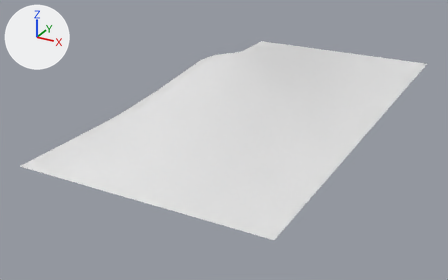
Two versions of the Blender file Blender/B_ParticleMeshes.blend, one commit apart.
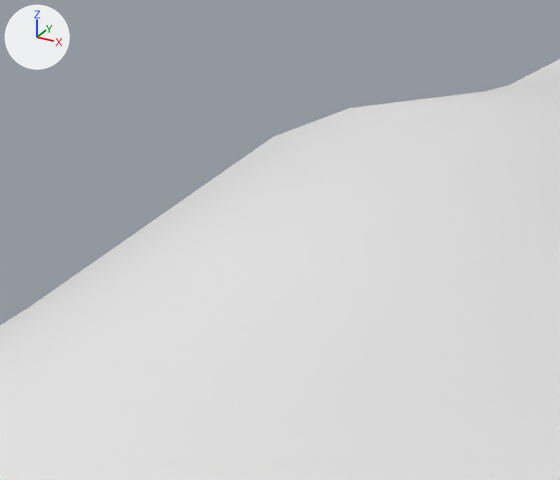
There are two pictures of each version: one whole from a camera (50 mm lens) standing at (2.21, -4.8, 1.96) and looking at (-0.23, -0.36, -0.26), one close up on the part from 34% to 56% of the width and 13% to 43% of the height. The lights are fixed; the arrows at upper left show +X, +Y and +Z. The last two pictures show the newer version.

The first close-up shows 'SM_WaveParticle'.
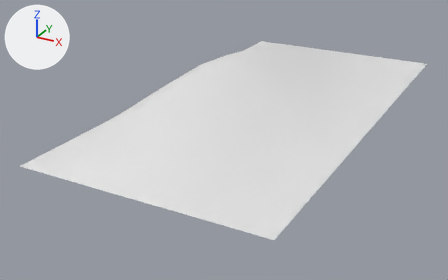
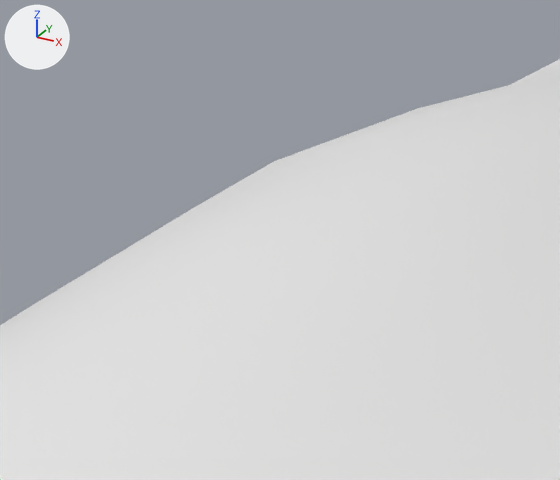
Edits to the bpy script that builds the scene:
```text
Change me_béziercurve_001:
    used by ob_sm_waveparticle; location = (0.0, 0.0, 0.0)
    remove me_béziercurve_001.from_pydata(...)  # 117 vertices, 96 faces; spans x -1.0..1.0, y -2.0..2.0, z 0.0..0.41
    add me_béziercurve_001.from_pydata(...)  # 117 vertices, 96 faces; spans x -1.0..1.0, y -2.0..2.0, z 0.0..0.35
    me_béziercurve_001 part 1
    me_béziercurve_001.vertices[1].co: (-0.83, 0.0, 0.19) -> (-0.83, 0.0, 0.17)  # not seen -> pixel (196, 206)
    me_béziercurve_001.vertices[2].co: (-0.68, 0.0, 0.32) -> (-0.68, 0.0, 0.28)  # pixel (273, 136) -> pixel (274, 161)
    me_béziercurve_001.vertices[3].co: (-0.53, 0.0, 0.39) -> (-0.53, 0.0, 0.33)  # pixel (349, 108) -> pixel (349, 142)
    me_béziercurve_001.vertices[4].co: (-0.39, 0.0, 0.41) -> (-0.39, 0.0, 0.35)  # pixel (425, 107) -> pixel (424, 142)
    me_béziercurve_001.vertices[5].co: (-0.25, 0.0, 0.39) -> (-0.25, 0.0, 0.34)  # pixel (501, 129) -> pixel (500, 160)
    me_béziercurve_001.vertices[6].co: (-0.11, 0.0, 0.34) -> (-0.11, 0.0, 0.3)
    me_béziercurve_001.vertices[7].co: (0.04, 0.0, 0.28) -> (0.04, 0.0, 0.25)
```

Changed parts and their boxes [x1, y1, x2, y2] in the close-ups (560 x 480 px; the box of a moved part takes in the faces that stretch with it):
part 1 of me_béziercurve_001, moved or reshaped
    before: [31, 91, 560, 382]
    after: [33, 91, 560, 382]
